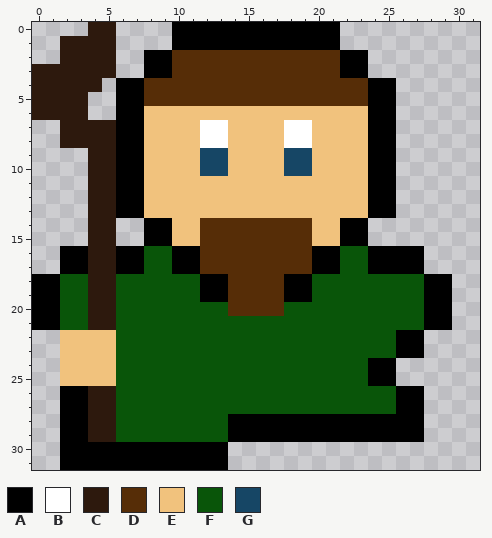
Pixel-art sprite, stored at Exploration Game/res/NPC/WizardDown1.png. Above: the version before the commit.
The file is 96x96 pixels, drawn in blocks of 3x3; one block is one cell here.
Palette (. is transparent): A #000000  B #ffffff  C #2d190d  D #562d07  E #f1c27d  F #095509  G #164665
Pixels before, first column x 0:
 0 ....CC....AAAAAAAAAAAA........
 1 ..CCCC....AAAAAAAAAAAA........
 2 ..CCCC..AADDDDDDDDDDDDAA......
 3 CCCCCC..AADDDDDDDDDDDDAA......
 4 CCCCC.AADDDDDDDDDDDDDDDDAA....
 5 CCCC..AADDDDDDDDDDDDDDDDAA....
 6 CCCC..AAEEEEEEEEEEEEEEEEAA....
 7 ..CCCCAAEEEEBBEEEEBBEEEEAA....
 8 ..CCCCAAEEEEBBEEEEBBEEEEAA....
 9 ....CCAAEEEEGGEEEEGGEEEEAA....
10 ....CCAAEEEEGGEEEEGGEEEEAA....
11 ....CCAAEEEEEEEEEEEEEEEEAA....
12 ....CCAAEEEEEEEEEEEEEEEEAA....
13 ....CCAAEEEEEEEEEEEEEEEEAA....
14 ....CC..AAEEDDDDDDDDEEAA......
15 ....CC..AAEEDDDDDDDDEEAA......
16 ..AACCAAFFAADDDDDDDDAAFFAAAA..
17 ..AACCAAFFAADDDDDDDDAAFFAAAA..
18 AAFFCCFFFFFFAADDDDAAFFFFFFFFAA
19 AAFFCCFFFFFFAADDDDAAFFFFFFFFAA
20 AAFFCCFFFFFFFFDDDDFFFFFFFFFFAA
21 AAFFCCFFFFFFFFFFFFFFFFFFFFFFAA
22 ..EEEEFFFFFFFFFFFFFFFFFFFFAA..
23 ..EEEEFFFFFFFFFFFFFFFFFFFFAA..
24 ..EEEEFFFFFFFFFFFFFFFFFFAA....
25 ..EEEEFFFFFFFFFFFFFFFFFFAA....
26 ..AACCFFFFFFFFFFFFFFFFFFFFAA..
27 ..AACCFFFFFFFFFFFFFFFFFFFFAA..
28 ..AACCFFFFFFFFAAAAAAAAAAAAAA..
29 ..AACCFFFFFFFFAAAAAAAAAAAAAA..
30 ..AAAAAAAAAAAA................
31 ..AAAAAAAAAAAA................
After the commit:
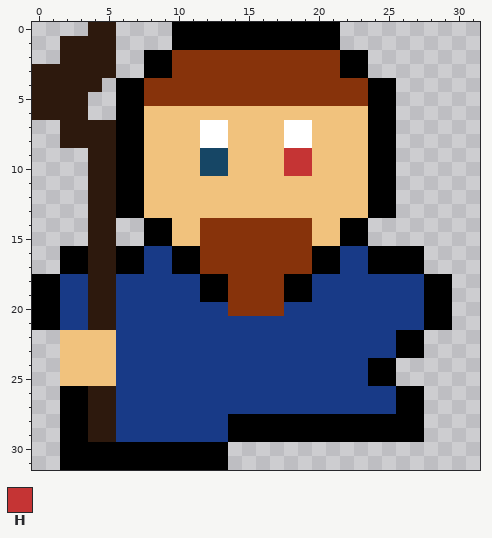
Colours new in this view: H #c53434
Changes in this commit:
colour D: #562d07 -> #87330b
colour F: #095509 -> #183a87
Changed rows in their new state; - is a pixel that keeps its letter.
first column x 18:
 9 HH
10 HH
Changed places in both pictures, as pixel boxes (x1, y1, x2, y2):
changed: (144, 50, 368, 106)
changed: (60, 148, 424, 442)
